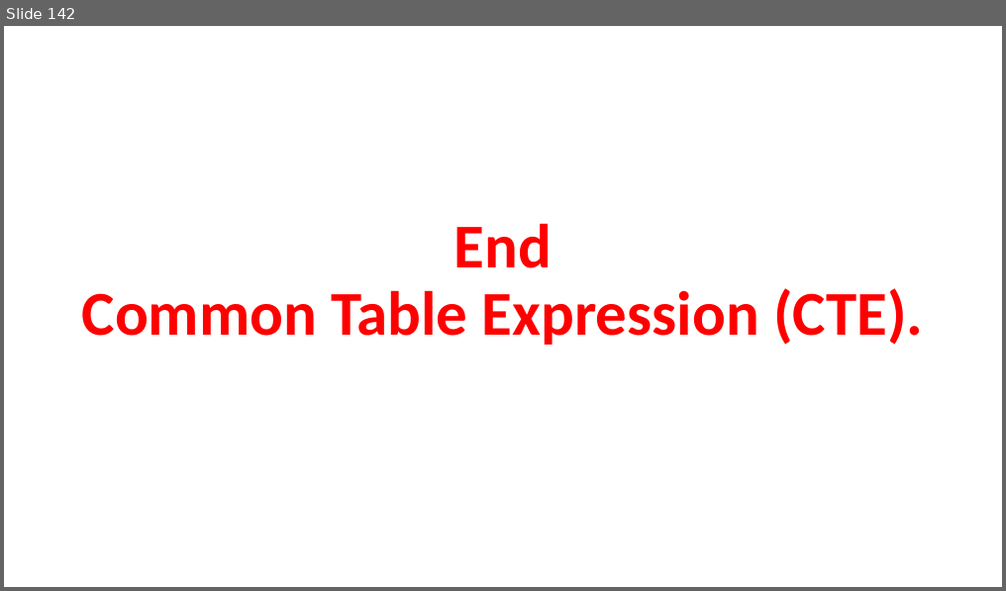
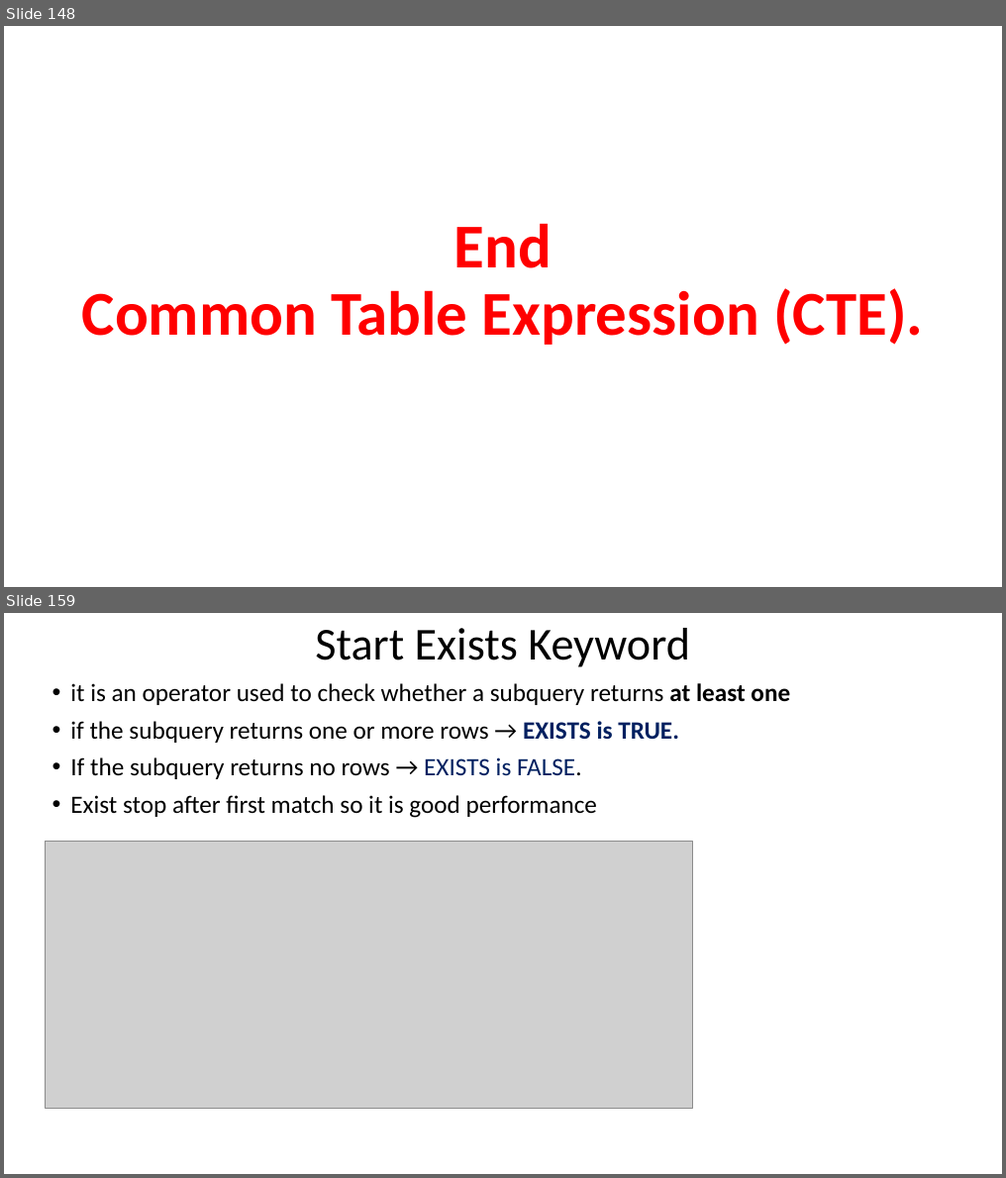
Before and after one commit to AhmedMohamedSamir1/Summary, a slide deck: Dot Net/2_DB.pptx. Shown one above the other, each under a label of ours: slide 142 before the commit, slides 148 and 159 after it; the slides between them are not shown. The pictures are 1006x591 and 1006x1178 pixels, drawn with LibreOffice and Linux fonts; fonts in the diff are those of the drawing; grey boxes stand for pictures. Boxes give left, top, right and bottom in pixels: in the first picture for what was removed or moved away, otherwise in the second. Text is boxed around its words. In the diff, an @@ line names an element or a change of style, - is before the commit and + after.

```diff
--- a/Dot Net/2_DB.pptx
+++ b/Dot Net/2_DB.pptx
@@ slide 159 added at box(4, 613, 1002, 1174), background #FFFFFF @@
@@ title added at box(315, 628, 690, 667), 44 pt, text #000000 @@
+Start Exists Keyword
@@ text added at box(70, 683, 790, 818), 24 pt, text #000000 @@
+• it is an operator used to check whether a subquery returns at least one
+• if the subquery returns one or more rows → EXISTS is TRUE.
+• If the subquery returns no rows → EXISTS is FALSE.
+• Exist stop after first match so it is good performance
@@ picture added at box(45, 842, 692, 1109) @@
@@ what was slide 142 is now slide 148 @@
```
Also in this commit, not shown: 6 slides changed, 20 other slides added, 1 slide removed, 3 other files.
